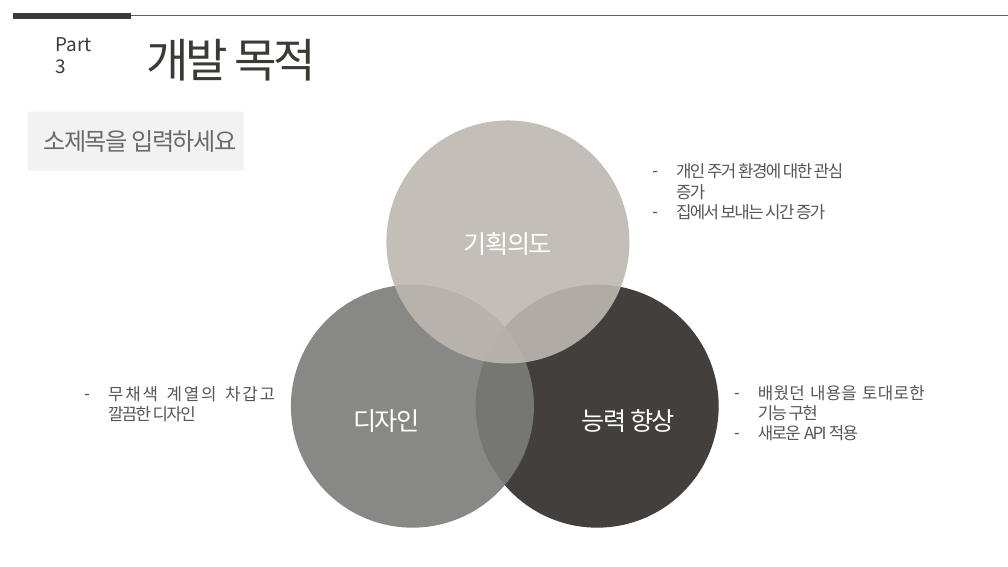
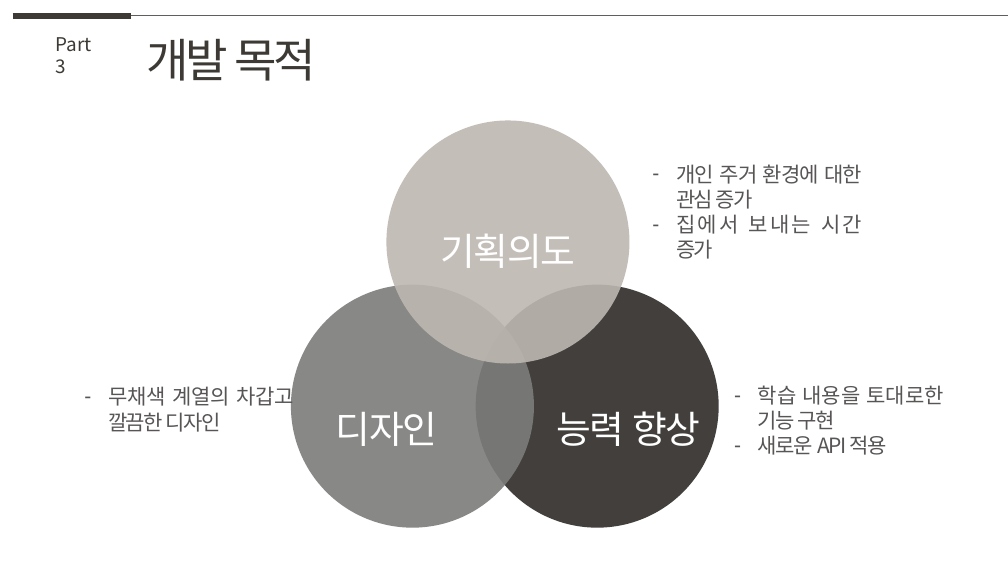
Before and after one commit to ostrichick/MaruProject, a slide deck: slide 3 of 20220929_teamA.pptx. Drawn at 1008x567 pixels with LibreOffice and Linux fonts; fonts in the diff are those of the drawing. Boxes give left, top, right and bottom in pixels: in the first picture for what was removed or moved away, otherwise in the second. Text is boxed around its words. In the diff, an @@ line names an element or a change of style, - is before the commit and + after.

```diff
--- a/20220929_teamA.pptx
+++ b/20220929_teamA.pptx
@@ rectangle removed at [28, 112, 244, 171] @@
@@ text removed at [43, 130, 236, 152] @@
-소제목을 입력하세요
@@ text "개인 주거 환경에 대한 관심 ..." at [676, 164, 862, 259]: size 16 to 20 pt @@
@@ text "기획의도": place and size @@
-text "기획의도" at [464, 232, 552, 255]
+text "기획의도" at [441, 234, 575, 268]
@@ text "무채색 계열의 차갑고 깔끔한 디자인" at [108, 383, 294, 432]: size 16 to 20 pt @@
@@ text at [758, 385, 944, 430]: text changed; size 16 to 20 pt @@
-– 배웠던 내용을 토대로한 기능 구현
+– 학습 내용을 토대로한 기능 구현
@@ text "디자인": place and size @@
-text "디자인" at [353, 409, 419, 432]
+text "디자인" at [336, 412, 437, 446]
@@ size 24 to 36 pt in 3 elements at [336, 412, 437, 446], [441, 234, 575, 268], [557, 411, 700, 446] @@
@@ text "능력 향상": place and size @@
-text "능력 향상" at [582, 409, 675, 432]
+text "능력 향상" at [557, 411, 700, 446]
@@ text at [758, 435, 886, 455]: size 16 to 20 pt in "새로운 API 적용" @@
```
Also in this commit, not shown: 18 other slides changed, 17 slides added, 5 slides removed, 5 other files.
